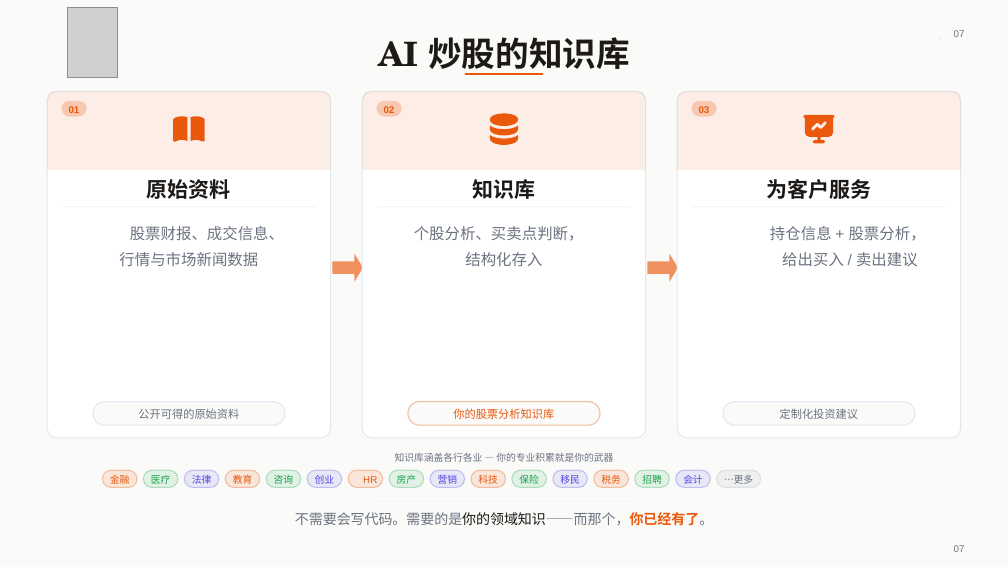
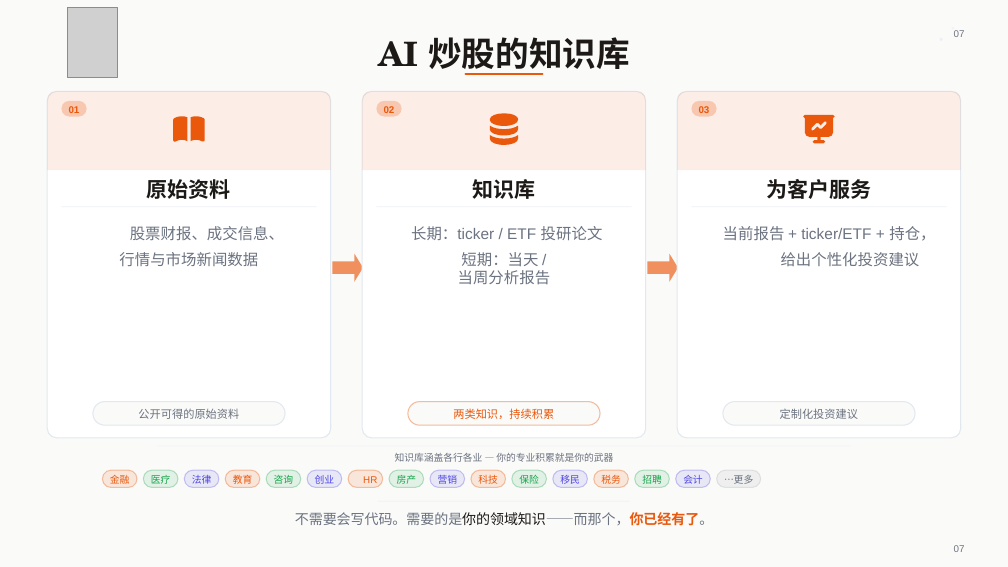
Before and after one commit to austinxyz/course-portal, a slide deck: slide 8 of dl/webinar-s4-stock-0717.pptx. Drawn at 1008x567 pixels with LibreOffice and Linux fonts; fonts in the diff are those of the drawing; grey boxes stand for pictures. Boxes give left, top, right and bottom in pixels: in the first picture for what was removed or moved away, otherwise in the second. Text is boxed around its words. In the diff, an @@ line names an element or a change of style, - is before the commit and + after.

```diff
--- a/dl/webinar-s4-stock-0717.pptx
+++ b/dl/webinar-s4-stock-0717.pptx
@@ text at (411, 226, 603, 240): text changed @@
-个股分析、买卖点判断，
+长期：ticker / ETF 投研论文
@@ text at (723, 226, 935, 241): text changed @@
-持仓信息 + 股票分析，
+当前报告 + ticker/ETF + 持仓，
@@ text at (458, 252, 551, 285): text changed @@
-结构化存入
+短期：当天 / 当周分析报告
@@ text at (781, 252, 920, 266): text changed @@
-给出买入 / 卖出建议
+给出个性化投资建议
@@ text at (453, 408, 554, 419): text changed @@
-你的股票分析知识库
+两类知识，持续积累
```
Also in this commit, not shown: 9 other slides changed, 2 slides added, 1 slide removed, 5 other files.
